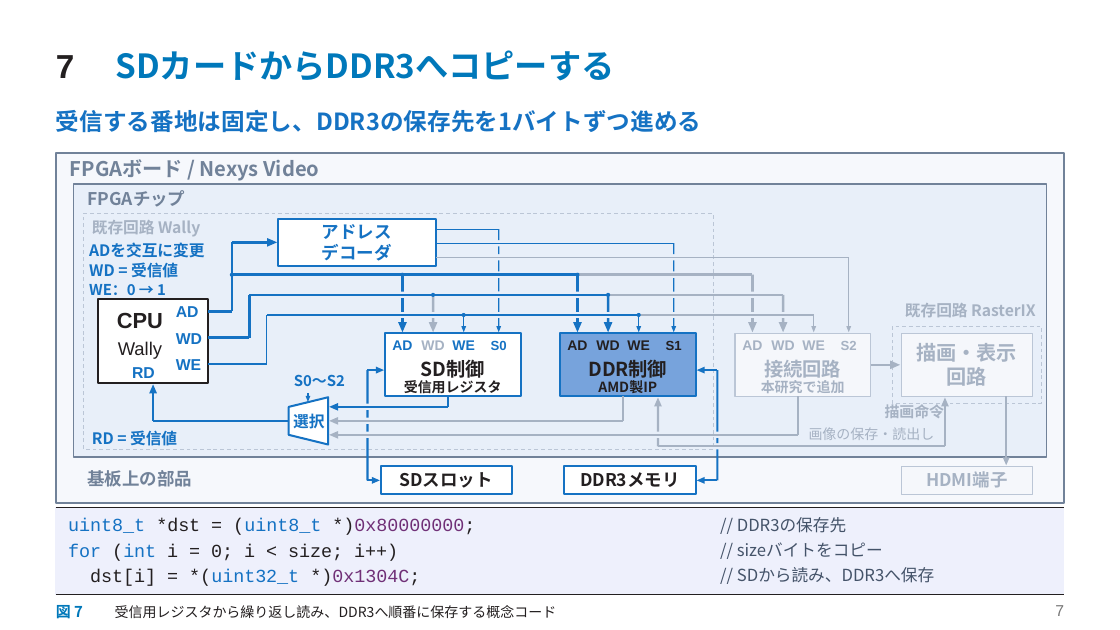
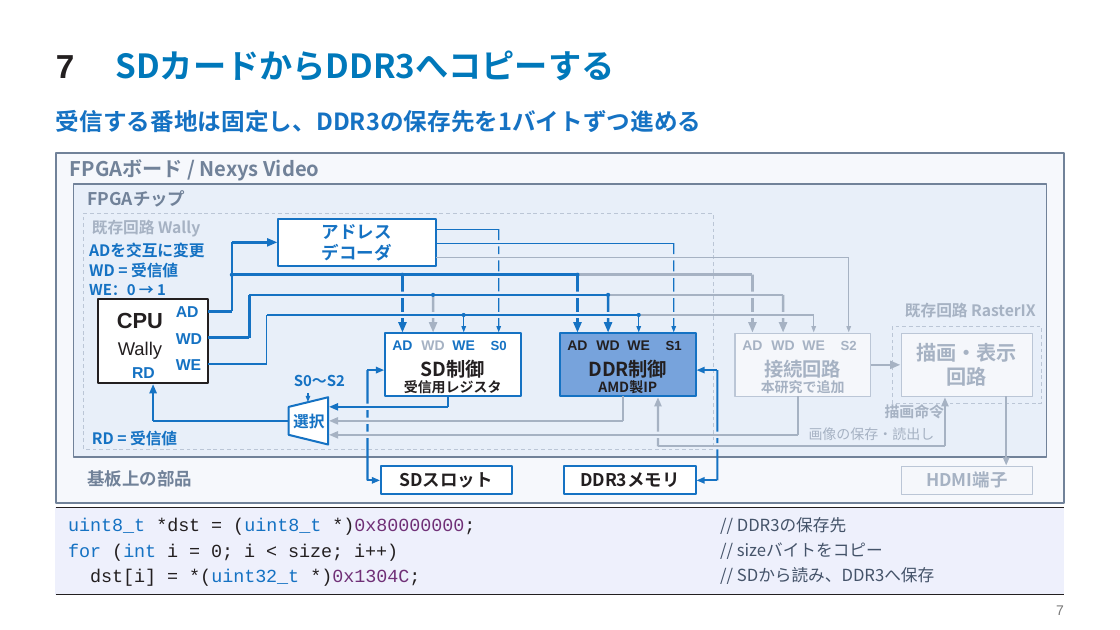
Before and after one commit to SoshiroFujimori/wally-game-console-research, a slide deck: slide 7 of docs/presentation/中間発表_主要事項.pptx. Drawn at 1120x630 pixels with LibreOffice and Linux fonts; fonts in the diff are those of the drawing. Boxes give left, top, right and bottom in pixels: in the first picture for what was removed or moved away, otherwise in the second. Text is boxed around its words. In the diff, an @@ line names an element or a change of style, - is before the commit and + after.

```diff
--- a/docs/presentation/中間発表_主要事項.pptx
+++ b/docs/presentation/中間発表_主要事項.pptx
@@ text removed at (x1=56, y1=602, x2=83, y2=622) @@
-図 7
@@ text removed at (x1=115, y1=605, x2=557, y2=618) @@
-受信用レジスタから繰り返し読み、DDR3へ順番に保存する概念コード
@@ text "7" at (x1=1056, y1=605, x2=1064, y2=615): size 13.5 to 12 pt @@
```
Also in this commit, not shown: 20 other slides changed, 26 other files.
